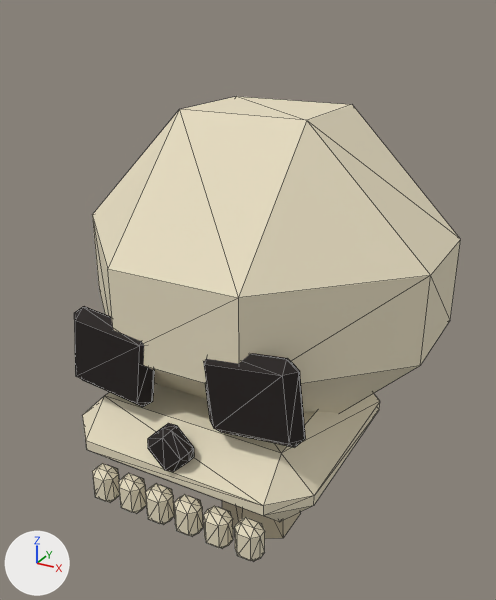
Renders of the glTF model modelli/scheletro/testa.glb from each side of a commit.
Before and after are seen from a camera (50 mm lens) standing at (0.286, -0.551, 0.488) and looking at (-0.018, 0.002, 0.211). The lights are fixed; the arrows at lower left show +X, +Y and +Z. The first picture is the older version. Mesh edges are drawn as thin lines. Where no turn or scale is listed for an object, it has been applied to the vertices. Vertices at exactly the same position are counted once.

Names of what the first picture shows: 'testa2'.
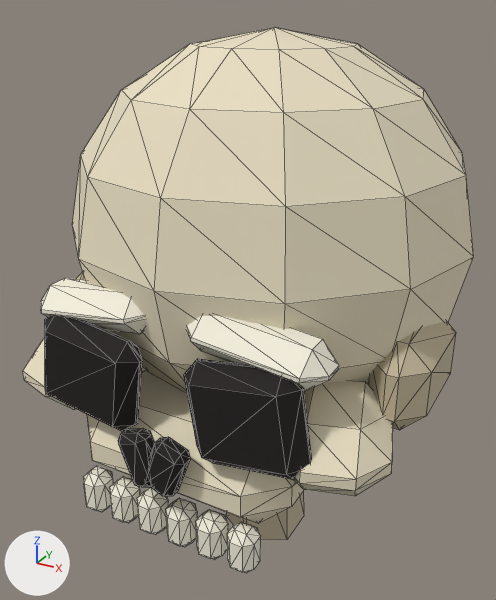
Location of each change, (x1, y1, x2, y2) in pixels of the pictures (496 x 600 px; the box of a moved part takes in the faces that stretch with it):
'testa2', recoloured, reshaped (16% wider, 17% taller)
    before: (74, 96, 461, 561)
    after: (23, 28, 474, 573)
part 1 of me_mesh_0, added (beige)
    after: (226, 490, 304, 540)
part 2 of me_mesh_0, moved or reshaped
    before: (92, 463, 120, 503)
    after: (83, 466, 113, 512)
part 3 of me_mesh_0, moved or reshaped
    before: (118, 473, 146, 513)
    after: (109, 476, 140, 523)
part 4 of me_mesh_0, moved or reshaped
    before: (145, 483, 174, 525)
    after: (137, 488, 168, 535)
part 5 of me_mesh_0, moved or reshaped
    before: (174, 494, 203, 536)
    after: (165, 498, 198, 547)
part 6 of me_mesh_0, moved or reshaped
    before: (203, 505, 233, 549)
    after: (195, 509, 228, 560)
part 7 of me_mesh_0, moved or reshaped
    before: (234, 517, 265, 561)
    after: (227, 522, 261, 573)
part 8 of me_mesh_0, rebuilt (9% wider, 15% taller)
    before: (92, 96, 461, 413)
    after: (72, 28, 474, 393)
part 9 of me_mesh_0, rebuilt
    before: (82, 383, 380, 522)
    after: (87, 371, 304, 523)
part 10 of me_mesh_0, deleted (black)
    before: (148, 423, 194, 472)
part 11 of me_mesh_0, deleted (beige)
    before: (222, 501, 301, 538)
part 12 of me_mesh_0, built on
    before: (74, 306, 306, 447)
    after: (23, 272, 456, 497)

The change in detail:
Material 'Material_2' (mat_material_2) changes colour from black #1f1714 to pale yellow #f7f2e0; in linear values from (0.0134, 0.00854, 0.00719) to (0.933, 0.89, 0.748).
Material 'Material_3' (mat_material_3) is new.
Its base color is (0.01, 0.00719, 0.00598) (black #191412).
Its roughness is 0.85.
me_mesh_0 is used by ob_testa2; location (0.0, 0.0, 0.0).
me_mesh_0 had 300 vertices, 548 faces and spanned x -0.17..0.17, y -0.175..0.18, z -0.05..0.4.
me_mesh_0 now has 582 vertices, 1036 faces and spans x -0.19..0.19, y -0.198..0.212, z -0.06..0.465.
me_mesh_0 part 1: a new loose piece, a 6-sided cut cone along z (radius 0.045 at the low end, 0.04 at the high end) spanning x -0.039..0.039, y -0.035..0.055, z -0.06..0.07, in mat_material_0 (beige #c4b89b).
me_mesh_0 part 2: the loose piece of 24 vertices spanning x -0.087..-0.063, y -0.175..-0.155, z 0.062..0.097 is scaled about its middle by (1, 1.28, 1.14), then moved by (0.0, -0.01, 0.0), in mat_material_2 (pale yellow #f7f2e0).
me_mesh_0 part 3: the loose piece of 24 vertices spanning x -0.057..-0.033, y -0.175..-0.155, z 0.062..0.097 is scaled about its middle by (1, 1.28, 1.14), then moved by (0.0, -0.01, 0.0), in mat_material_2 (pale yellow #f7f2e0).
me_mesh_0 part 4: the loose piece of 24 vertices spanning x -0.027..-0.003, y -0.175..-0.155, z 0.062..0.097 is scaled about its middle by (1, 1.28, 1.14), then moved by (0.0, -0.01, 0.0), in mat_material_2 (pale yellow #f7f2e0).
me_mesh_0 part 5: the loose piece of 24 vertices spanning x 0.003..0.027, y -0.175..-0.155, z 0.062..0.097 is scaled about its middle by (1, 1.28, 1.14), then moved by (0.0, -0.01, 0.0), in mat_material_2 (pale yellow #f7f2e0).
me_mesh_0 part 6: the loose piece of 24 vertices spanning x 0.033..0.057, y -0.175..-0.155, z 0.062..0.097 is scaled about its middle by (1, 1.28, 1.14), then moved by (0.0, -0.01, 0.0), in mat_material_2 (pale yellow #f7f2e0).
me_mesh_0 part 7: the loose piece of 24 vertices spanning x 0.063..0.087, y -0.175..-0.155, z 0.062..0.097 is scaled about its middle by (1, 1.28, 1.14), then moved by (0.0, -0.01, 0.0), in mat_material_2 (pale yellow #f7f2e0).
me_mesh_0 part 8: the loose piece of 24 vertices spanning x -0.17..0.17, y -0.155..0.165, z 0.1..0.4 is rebuilt with 100 vertices and now spans x -0.19..0.19, y -0.175..0.205, z 0.115..0.465.
me_mesh_0 part 9: the loose piece of 24 vertices spanning x -0.12..0.12, y -0.17..0.05, z 0.085..0.155 is rebuilt with 24 vertices and now spans x -0.105..0.105, y -0.18..-0.03, z 0.085..0.165.
me_mesh_0 part 10: the loose piece of 24 vertices spanning x -0.021..0.021, y -0.175..-0.155, z 0.124..0.166 is deleted.
me_mesh_0 part 11: the loose piece of 12 vertices spanning x -0.039..0.039, y -0.045..0.045, z -0.05..0.05 is deleted.
me_mesh_0 part 12: 48 vertices removed from x -0.114..0.114, y -0.158..-0.138, z 0.164..0.246; 240 vertices added at x -0.185..0.185, y -0.198..0.03, z 0.118..0.276.
Other edits to the shape of me_mesh_0 do not show in these pictures.
me_mesh_0 gains material mat_material_3 (black #191412).
